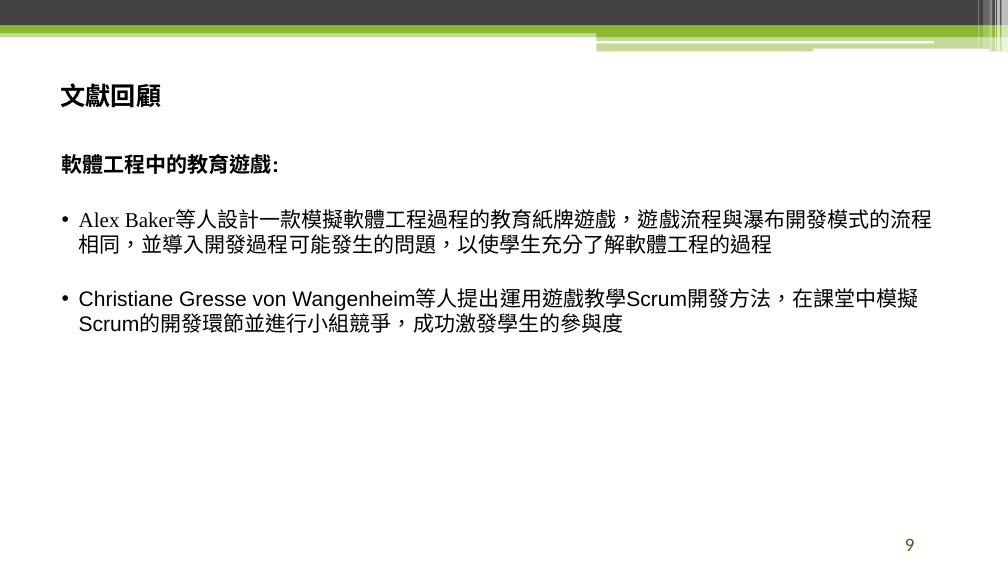
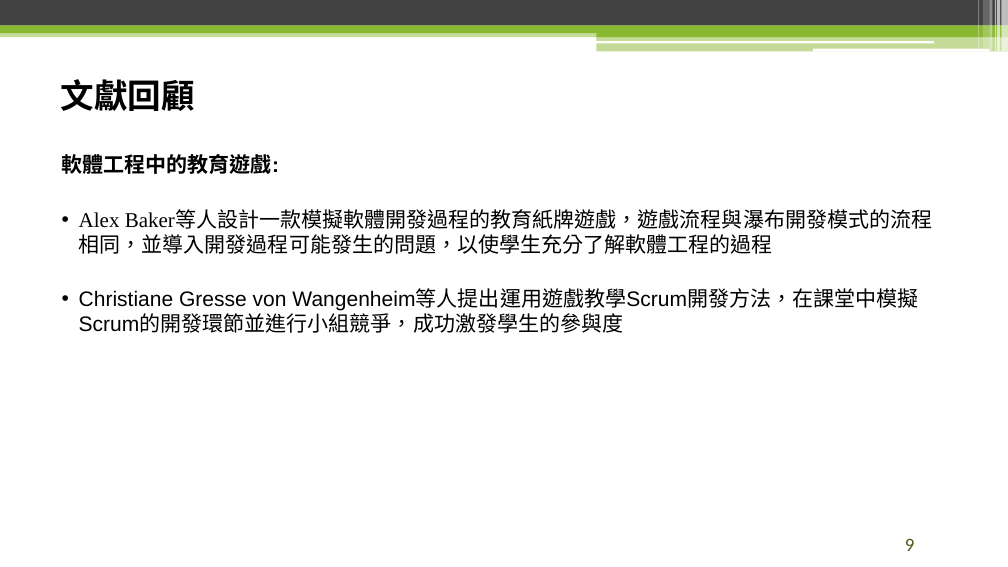
Before and after one commit to raknza/Master-Thesis, a slide deck: slide 9 of 論文口試.pptx. Drawn at 1008x567 pixels with LibreOffice and Linux fonts; fonts in the diff are those of the drawing; background and template pictures are left out. Boxes give left, top, right and bottom in pixels: in the first picture for what was removed or moved away, otherwise in the second. Text is boxed around its words. In the diff, an @@ line names an element or a change of style, - is before the commit and + after.

```diff
--- a/論文口試.pptx
+++ b/論文口試.pptx
@@ title "文獻回顧" at box(60, 79, 194, 111): size 24 to 32 pt @@
@@ text at box(79, 210, 932, 254): text changed @@
-• Alex Baker等人設計一款模擬軟體工程過程的教育紙牌遊戲，遊戲流程與瀑布開發模式的流程相同，並導入開發過程可能發生的問題，以使學生充分了解軟體工程的過程
+• Alex Baker等人設計一款模擬軟體開發過程的教育紙牌遊戲，遊戲流程與瀑布開發模式的流程相同，並導入開發過程可能發生的問題，以使學生充分了解軟體工程的過程
```
Also in this commit, not shown: 26 other slides changed, 4 slides added, 3 other files.
